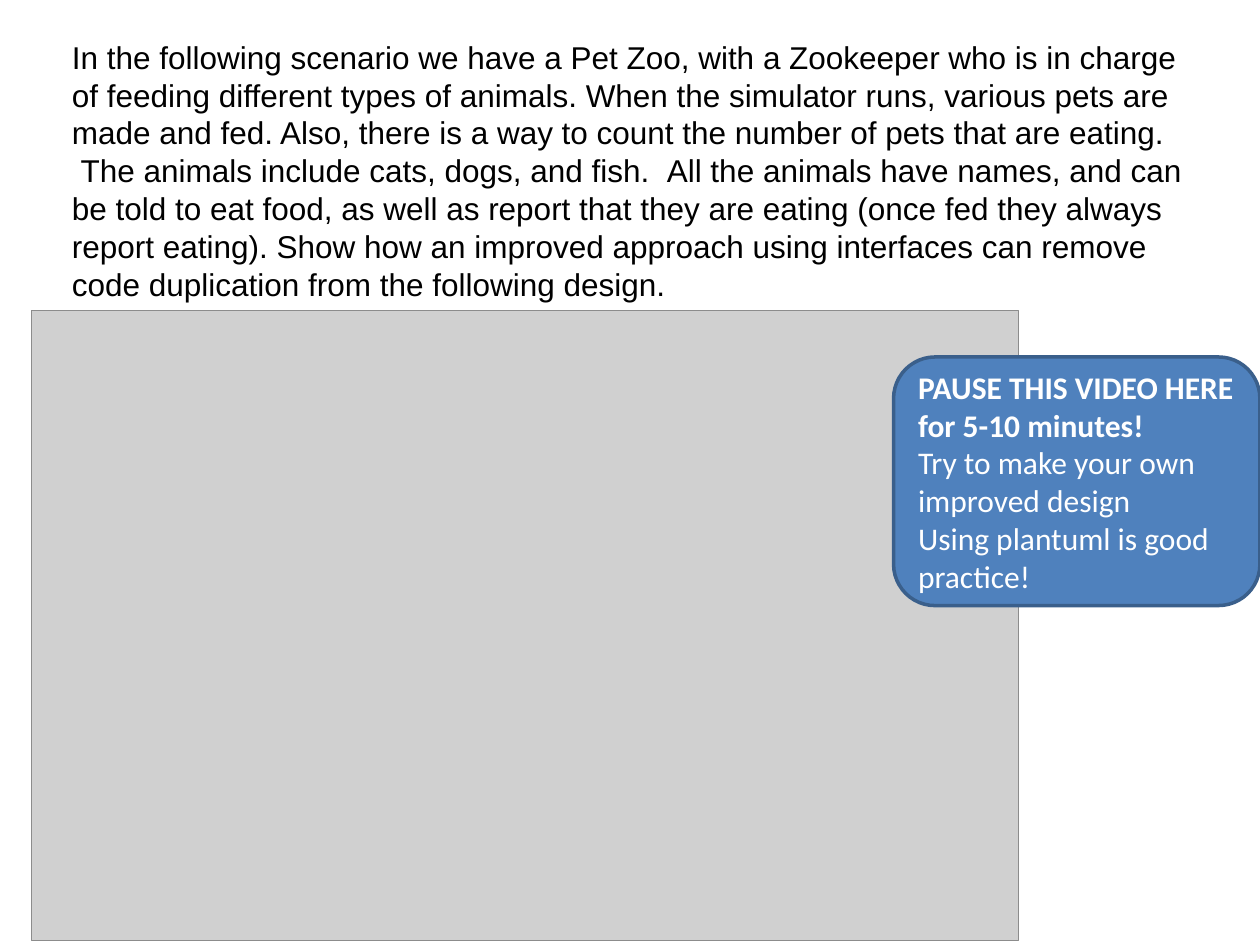
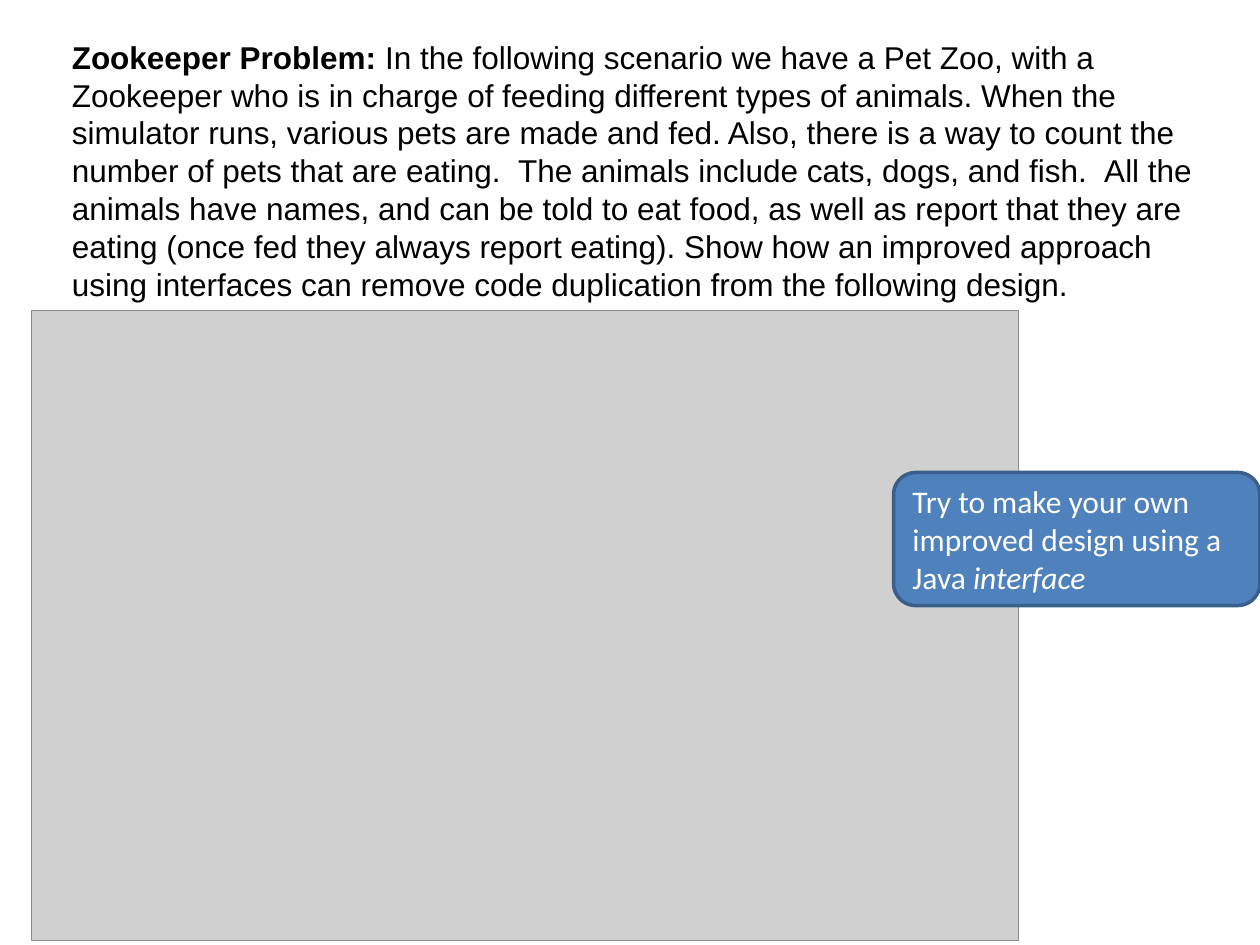
Before and after one commit to RHIT-CSSE/csse220, a slide deck: slide 22 of ClassMaterials/Interfaces/Slides/Interfaces.pptx (slide 21 before the commit). Drawn at 1260x945 pixels with LibreOffice and Linux fonts; fonts in the diff are those of the drawing; grey boxes stand for pictures. Boxes give left, top, right and bottom in pixels: in the first picture for what was removed or moved away, otherwise in the second. Text is boxed around its words. In the diff, an @@ line names an element or a change of style, - is before the commit and + after.

Commit message:
update slides

```diff
--- a/ClassMaterials/Interfaces/Slides/Interfaces.pptx
+++ b/ClassMaterials/Interfaces/Slides/Interfaces.pptx
@@ text at (72, 46, 1192, 301): text changed @@
-In the following scenario we have a Pet Zoo, with a Zookeeper who is in charge of feeding different types of animals. When the simulator runs, various pets are made and fed. Also, there is a way to count the number of pets that are eating. The animals include cats, dogs, and fish. All the animals have names, and can be told to eat food, as well as report that they are eating (once fed they always report eating). Show how an improved approach using interfaces can remove code duplication from the following design.
+Zookeeper Problem: In the following scenario we have a Pet Zoo, with a Zookeeper who is in charge of feeding different types of animals. When the simulator runs, various pets are made and fed. Also, there is a way to count the number of pets that are eating. The animals include cats, dogs, and fish. All the animals have names, and can be told to eat food, as well as report that they are eating (once fed they always report eating). Show how an improved approach using interfaces can remove code duplication from the following design.
@@ text in rounded rectangle at (918, 378, 1233, 437): paragraphs removed @@
-PAUSE THIS VIDEO HERE
-for 5-10 minutes!
@@ rounded rectangle "Try to make your own": place and size @@
-rounded rectangle "Try to make your own" at (893, 357, 1260, 605)
+rounded rectangle "Try to make your own" at (893, 472, 1260, 606)
@@ text in rounded rectangle at (912, 529, 1221, 593): text changed @@
-improved design
-Using plantuml is good practice!
+improved design using a Java interface
```
Also in this commit, not shown: 19 other slides changed, 4 slides added, 3 slides removed.
